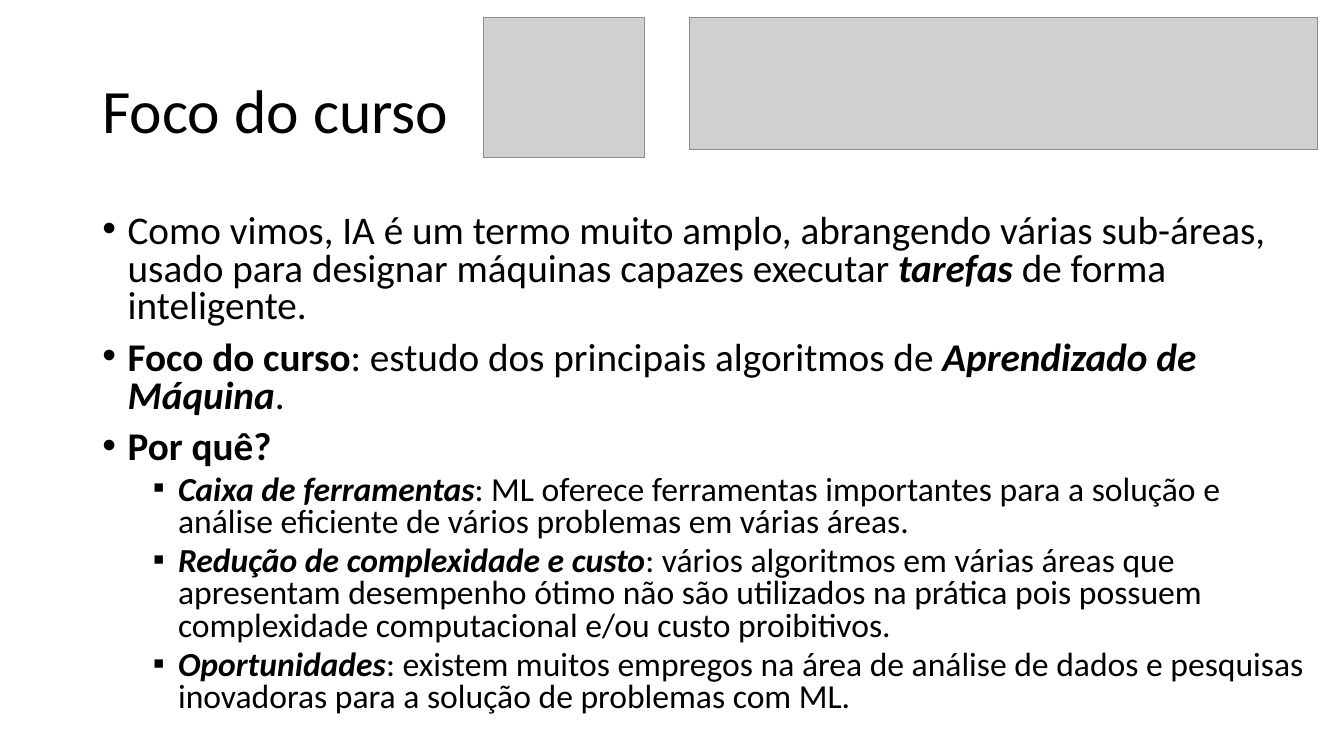
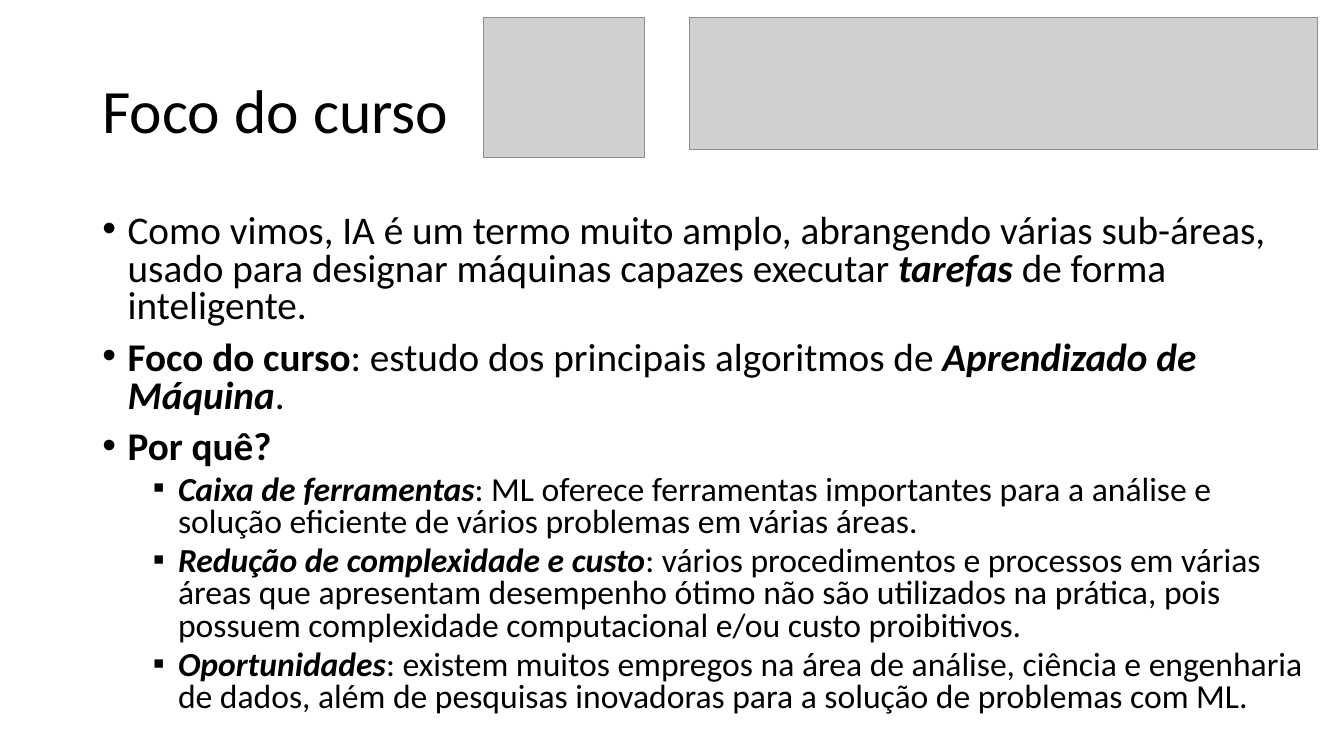
Before and after one commit to zz4fap/t319_aprendizado_de_maquina, a slide deck: slide 9 of slides/T319_Introdução.pptx (slide 10 before the commit). Drawn at 1344x756 pixels with LibreOffice and Linux fonts; fonts in the diff are those of the drawing; grey boxes stand for pictures. Boxes give left, top, right and bottom in pixels: in the first picture for what was removed or moved away, otherwise in the second. Text is boxed around its words. In the diff, an @@ line names an element or a change of style, - is before the commit and + after.

```diff
--- a/slides/T319_Introdução.pptx
+++ b/slides/T319_Introdução.pptx
@@ text at (178, 477, 1302, 714): text changed @@
-  ▪ Caixa de ferramentas: ML oferece ferramentas importantes para a solução e análise eficiente de vários problemas em várias áreas.
-  ▪ Redução de complexidade e custo: vários algoritmos em várias áreas que apresentam desempenho ótimo não são utilizados na prática pois possuem complexidade computacional e/ou custo proibitivos.
-  ▪ Oportunidades: existem muitos empregos na área de análise de dados e pesquisas inovadoras para a solução de problemas com ML.
+  ▪ Caixa de ferramentas: ML oferece ferramentas importantes para a análise e solução eficiente de vários problemas em várias áreas.
+  ▪ Redução de complexidade e custo: vários procedimentos e processos em várias áreas que apresentam desempenho ótimo não são utilizados na prática, pois possuem complexidade computacional e/ou custo proibitivos.
+  ▪ Oportunidades: existem muitos empregos na área de análise, ciência e engenharia de dados, além de pesquisas inovadoras para a solução de problemas com ML.
```
Also in this commit, not shown: 21 other slides changed, 1 slide added, 3 slides removed, 6 other files.
